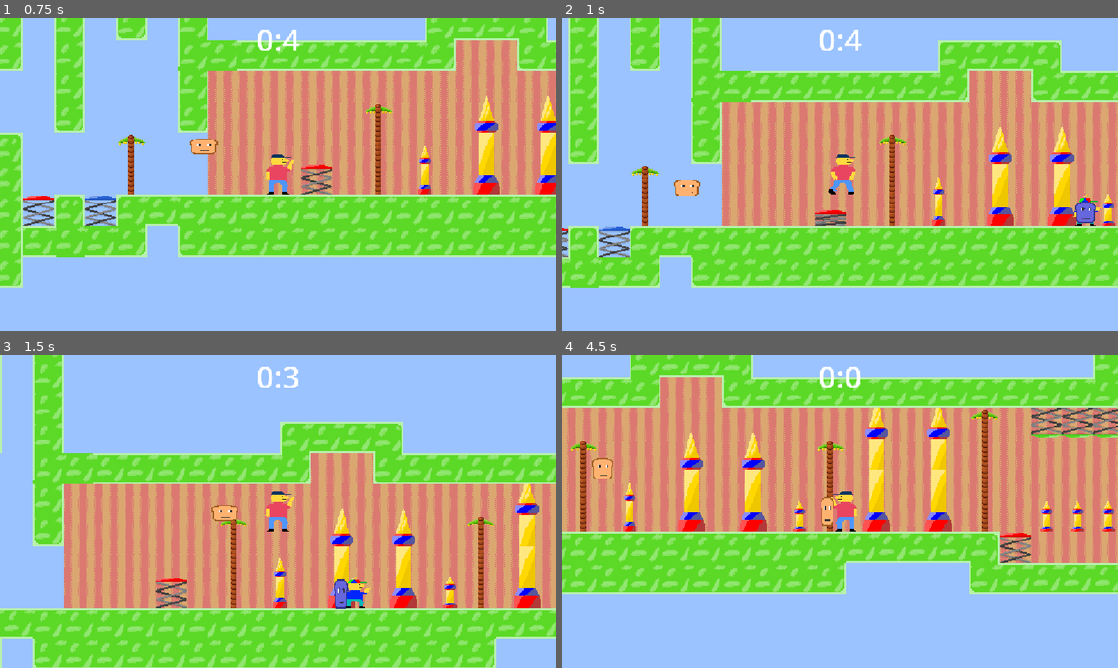
Above: before the commit, frames 1-4 (two rows, left to right).
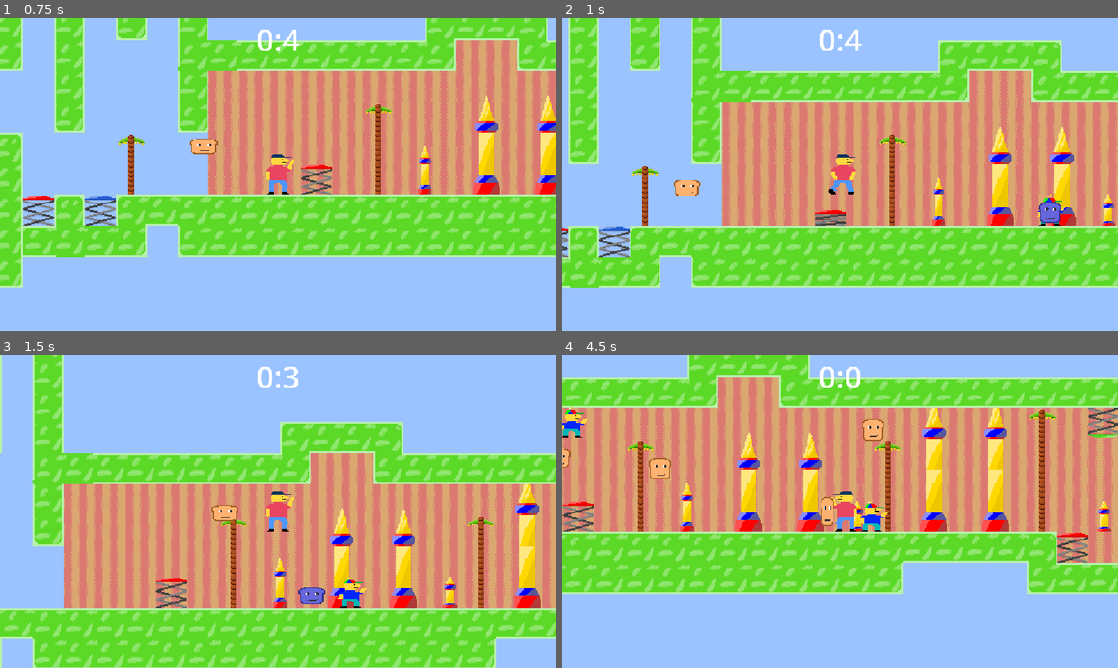
Above: after the commit, the same moments.

Repository: ropva/haven-game
Game: Godot game, scene res://scenes/main.tscn
The game is run twice, just before and just after one commit, with the same random seed, the same clock (stepped at 60 frames per second) and the same inputs.
Inputs:
- Up to frame 1 (0.75 s): tap Enter (ui_accept) at 0.5 s; hold Right (ui_right) from 0.53 s (still down); hold F (shoot) from 0.53 s (still down)
- Up to frame 2 (1 s): keep holding Right (ui_right); keep holding F (shoot); tap Enter (ui_accept) at 0.77 s
- Up to frame 3 (1.5 s): keep holding Right (ui_right); release F (shoot) at 1.28 s; tap F (shoot) at 1.35 s
- Up to frame 4 (4.5 s): tap Enter (ui_accept) at 1.52, 3.02, 3.77 s; release Right (ui_right) at 2.03 s; hold Left (ui_left) 2.03-2.78 s; hold F (shoot) 2.03-2.78 s; hold Right (ui_right) 2.78-4.28 s; tap F (shoot) at 2.85, 4.35 s; hold F (shoot) 3.53-4.28 s; hold Left (ui_left) from 4.28 s (still down)

Frame 1 is identical in both runs. In frame 2, 0.6% of the frame differs, in the area x 85-97%, y 56-67%; in frame 3, 0.6%; in frame 4, 41%, in the area x 0-100%, y 0-77%.

Commit message:
2nd enemy

Diff:
--- a/scenes/main.tscn
+++ b/scenes/main.tscn
@@ -70,6 +70,11 @@
 color = Color(0.32915878, 0.32915825, 0.32915848, 1)
 
 [node name="enemy" parent="." unique_id=1948771556 node_paths=PackedStringArray("tile_map_layer", "player") instance=ExtResource("5_tbgi4")]
-position = Vector2(409.5, 1.5)
+position = Vector2(360, -12)
 tile_map_layer = NodePath("../TileMapLayer")
 player = NodePath("../player")
+
+[node name="enemy2" parent="." unique_id=1336265859 node_paths=PackedStringArray("tile_map_layer", "player") instance=ExtResource("5_tbgi4")]
+position = Vector2(959, -285)
+tile_map_layer = NodePath("../TileMapLayer")
+player = NodePath("../player")
